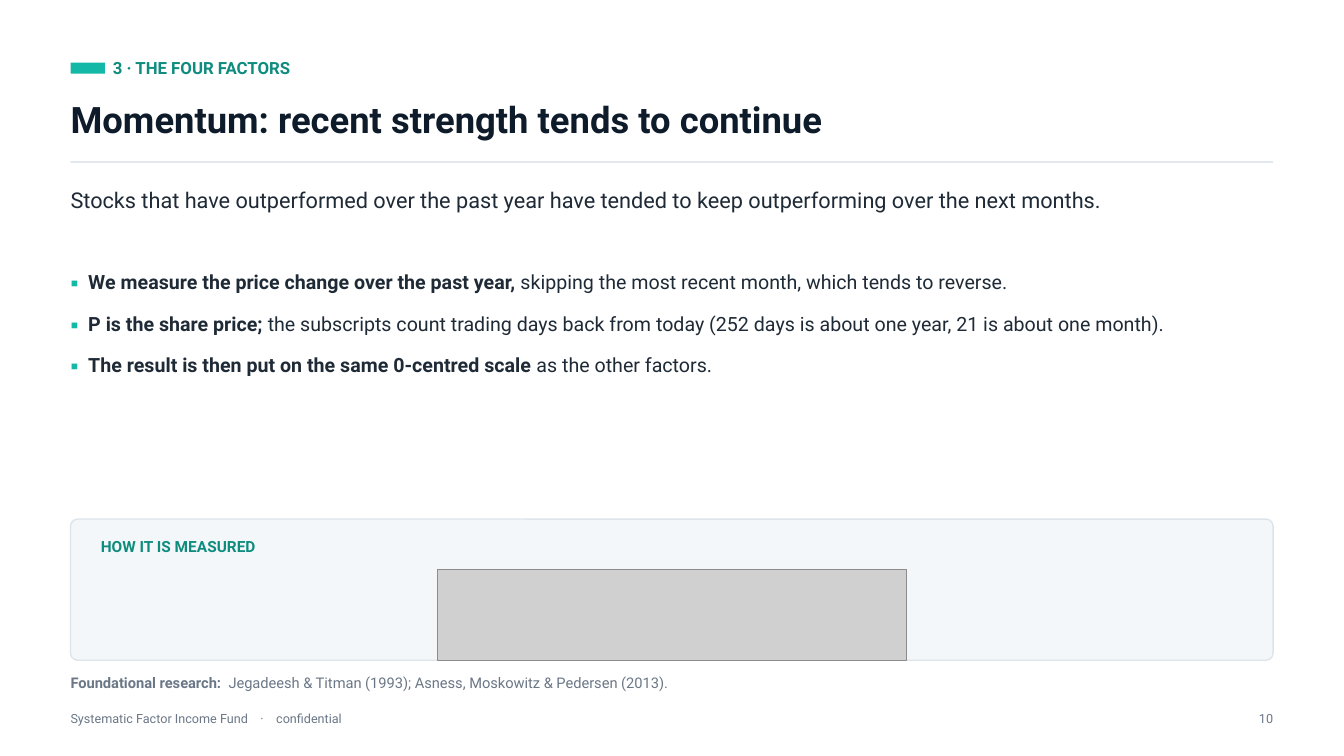
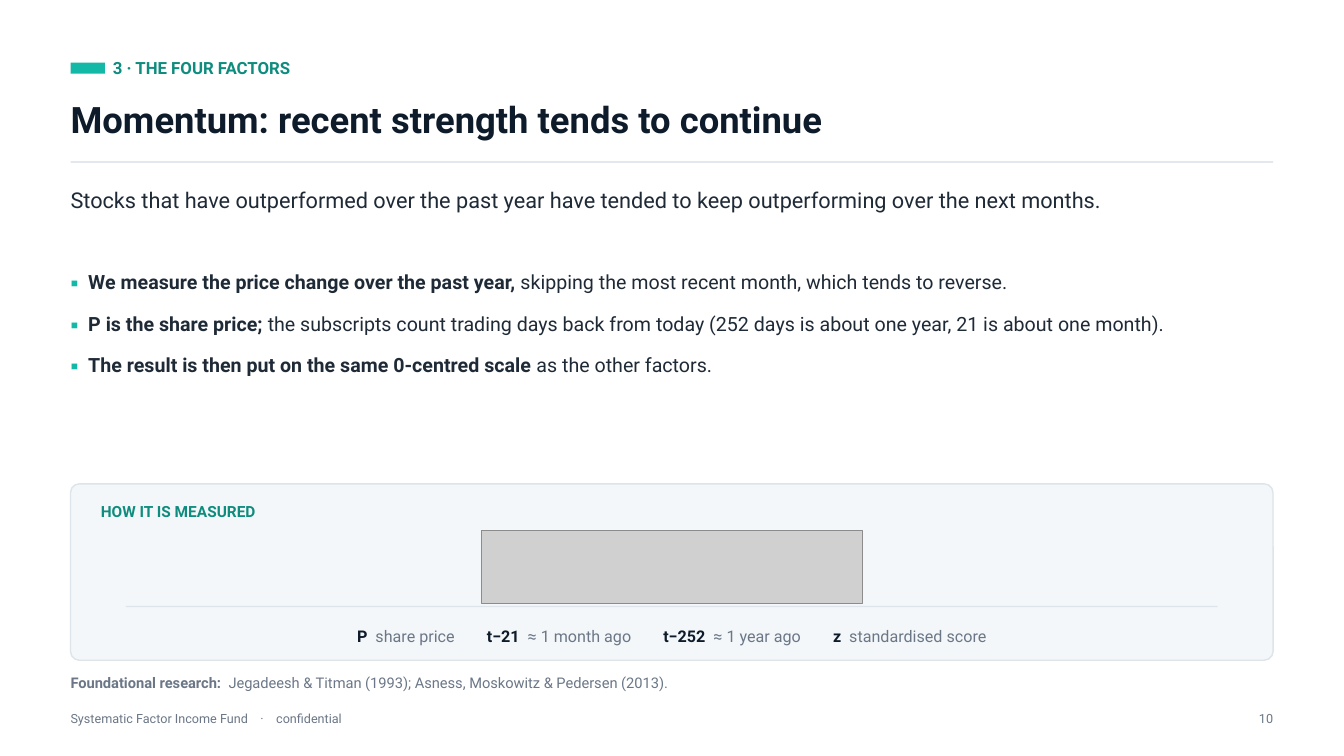
Before and after one commit to diegogomezpy/Portfolio_Algo_Trader, a slide deck: slide 14 of presentation/Systematic-Factor-Income-Fund.pptx. Drawn at 1344x756 pixels with LibreOffice and Linux fonts; fonts in the diff are those of the drawing; grey boxes stand for pictures. Boxes give left, top, right and bottom in pixels: in the first picture for what was removed or moved away, otherwise in the second. Text is boxed around its words. In the diff, an @@ line names an element or a change of style, - is before the commit and + after.

```diff
--- a/presentation/Systematic-Factor-Income-Fund.pptx
+++ b/presentation/Systematic-Factor-Income-Fund.pptx
@@ rounded rectangle: place and size @@
-rounded rectangle at [71,519,1273,660]
+rounded rectangle at [71,484,1273,660]
@@ text "HOW IT IS MEASURED": place and size @@
-text "HOW IT IS MEASURED" at [101,541,256,552]
+text "HOW IT IS MEASURED" at [101,506,256,517]
@@ picture: place and size @@
-picture at [438,570,907,660]
+picture at [482,530,863,604]
@@ rectangle added at [126,606,1218,607], fill #DDE4EA @@
@@ text added at [357,630,987,646], 11.5 pt, text #6B7787 @@
+P share price t−21 ≈ 1 month ago t−252 ≈ 1 year ago z standardised score
```
Also in this commit, not shown: 8 other slides changed, 1 other file.
